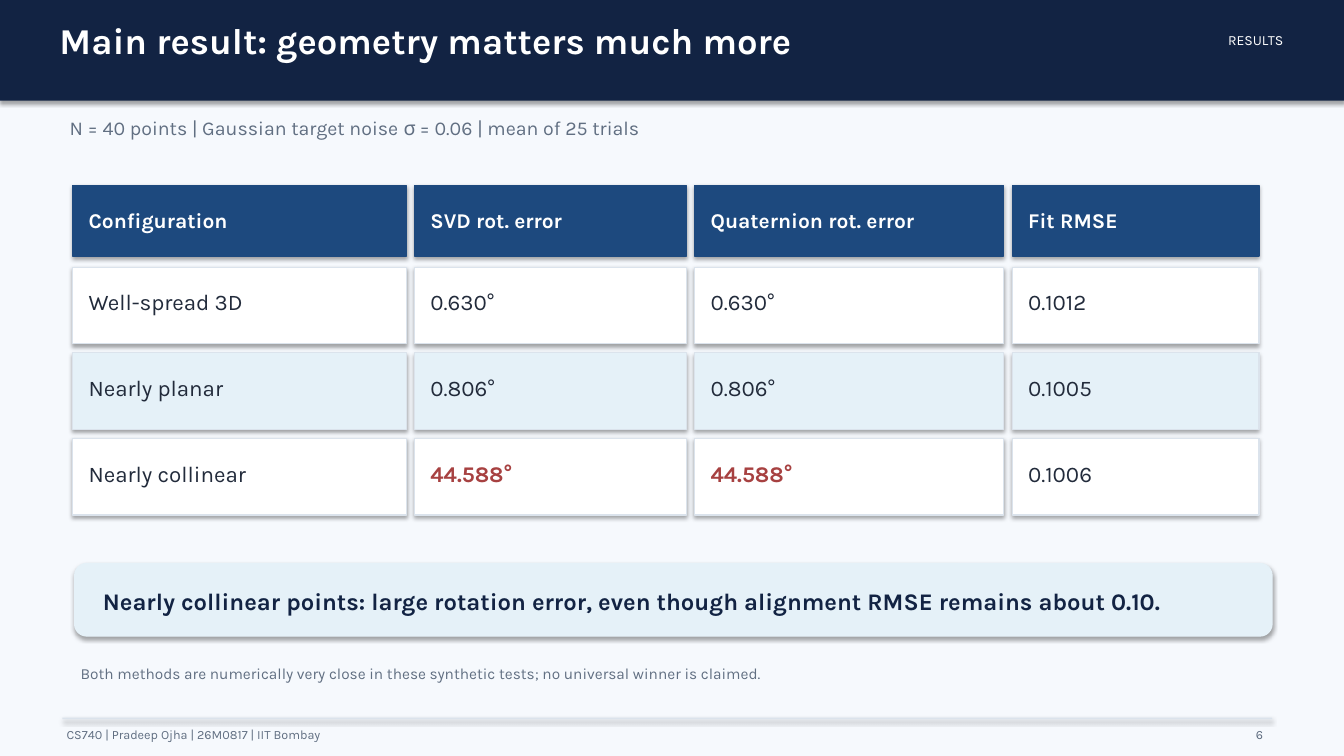
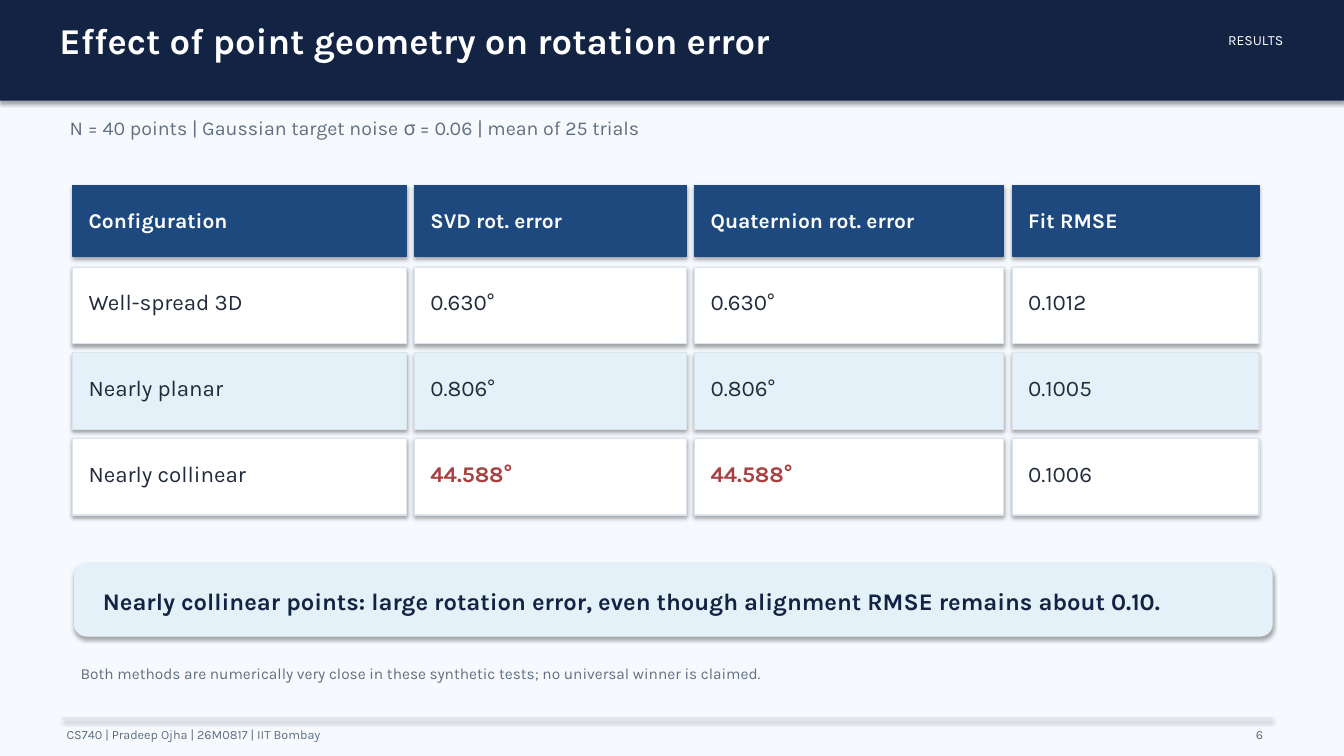
Before and after one commit to pradeepojha-dev/CS740-3D-Rigid-Alignment, a slide deck: slide 6 of CS740_Presentation_26M0817.pptx. Drawn at 1344x756 pixels with LibreOffice and Linux fonts; fonts in the diff are those of the drawing. Boxes give left, top, right and bottom in pixels: in the first picture for what was removed or moved away, otherwise in the second. Text is boxed around its words. In the diff, an @@ line names an element or a change of style, - is before the commit and + after.

```diff
--- a/CS740_Presentation_26M0817.pptx
+++ b/CS740_Presentation_26M0817.pptx
@@ text at (x1=59, y1=28, x2=770, y2=63): text changed @@
-Main result: geometry matters much more
+Effect of point geometry on rotation error
```
Also in this commit, not shown: 2 other slides changed, 1 other file.
